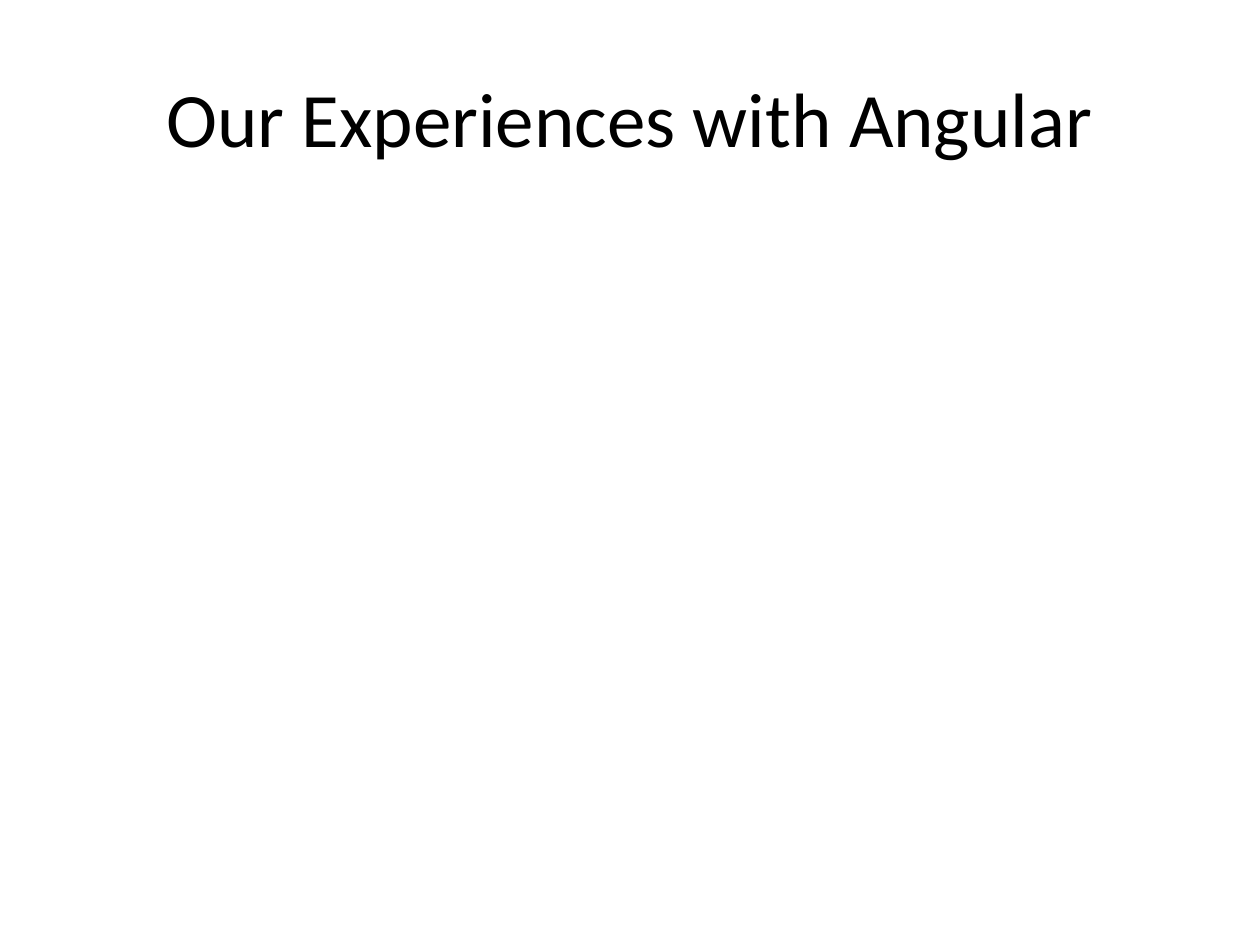
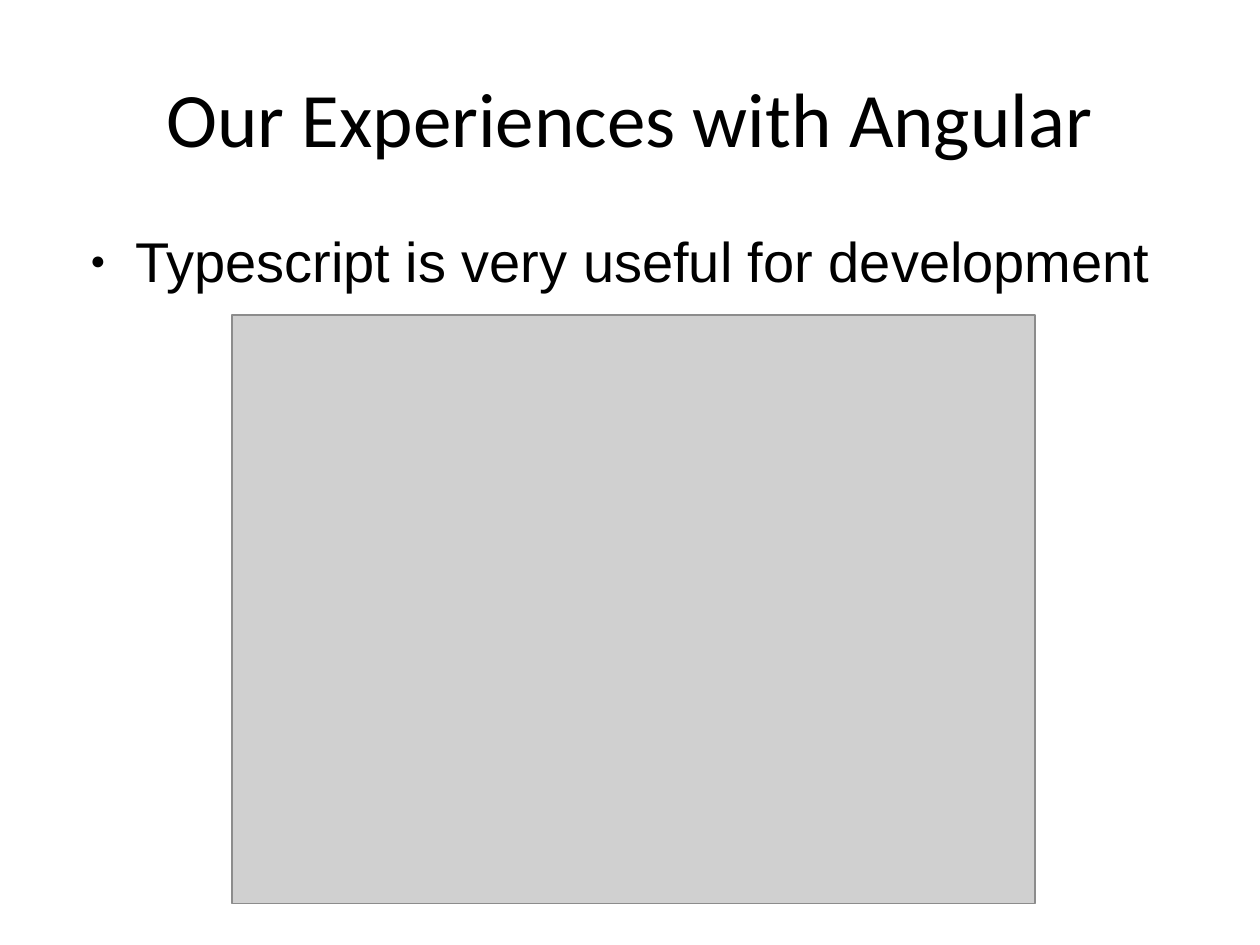
Before and after one commit to trognus/devcon2016, a slide deck: slide 6 of devconNg2.odp (slide 4 before the commit). Drawn at 1260x945 pixels with LibreOffice and Linux fonts; fonts in the diff are those of the drawing; grey boxes stand for pictures. Boxes give left, top, right and bottom in pixels: in the first picture for what was removed or moved away, otherwise in the second. Text is boxed around its words. In the diff, an @@ line names an element or a change of style, - is before the commit and + after.

```diff
--- a/devconNg2.odp
+++ b/devconNg2.odp
@@ text added at (135, 241, 1150, 293), 32 pt, text #000000 @@
+● Typescript is very useful for development
@@ picture added at (232, 315, 1034, 903) @@
```
Also in this commit, not shown: 1 other slide changed, 3 slides added, 1 slide removed.
